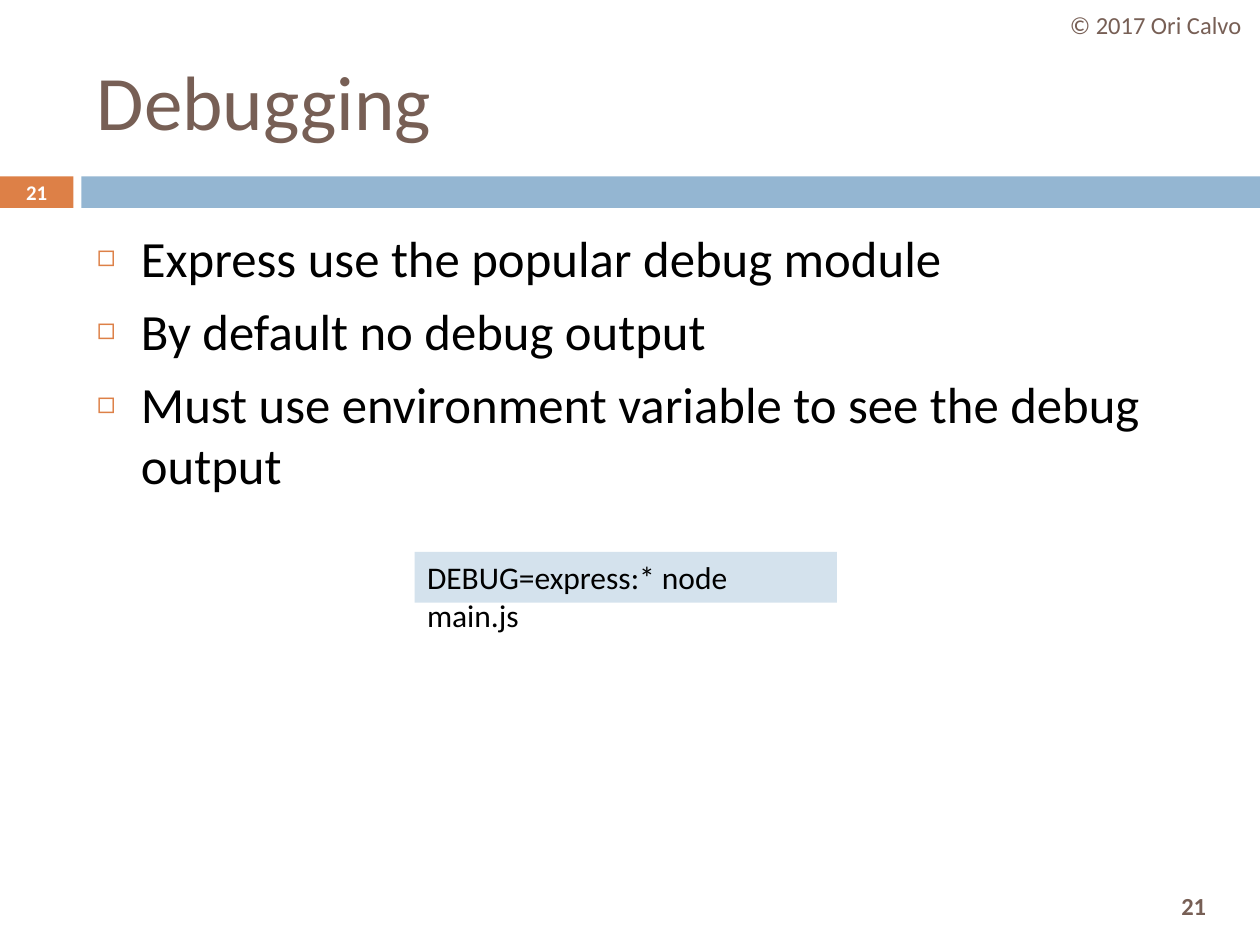
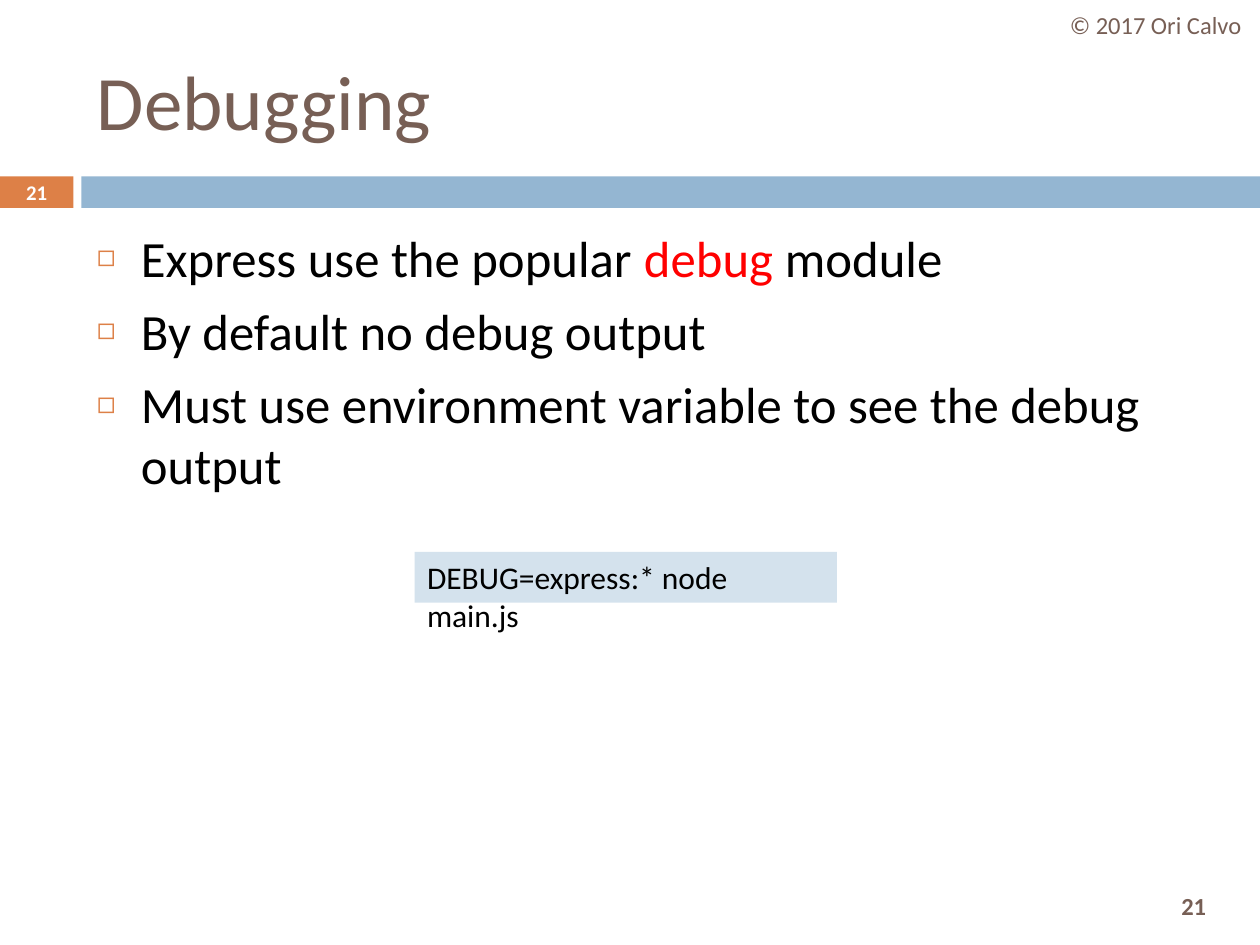
Before and after one commit to oricalvo/course-nodejs, a slide deck: slide 21 of PPTs/06 ExpressJS.pptx. Drawn at 1260x945 pixels with LibreOffice and Linux fonts; fonts in the diff are those of the drawing. Boxes give left, top, right and bottom in pixels: in the first picture for what was removed or moved away, otherwise in the second. Text is boxed around its words. In the diff, an @@ line names an element or a change of style, - is before the commit and + after.

```diff
--- a/PPTs/06 ExpressJS.pptx
+++ b/PPTs/06 ExpressJS.pptx
@@ text at [141, 241, 942, 286]: text colour #000000 to #FF0000 in "debug" @@
```
Also in this commit, not shown: 4 other slides changed, 1 slide added, 22 other files.
